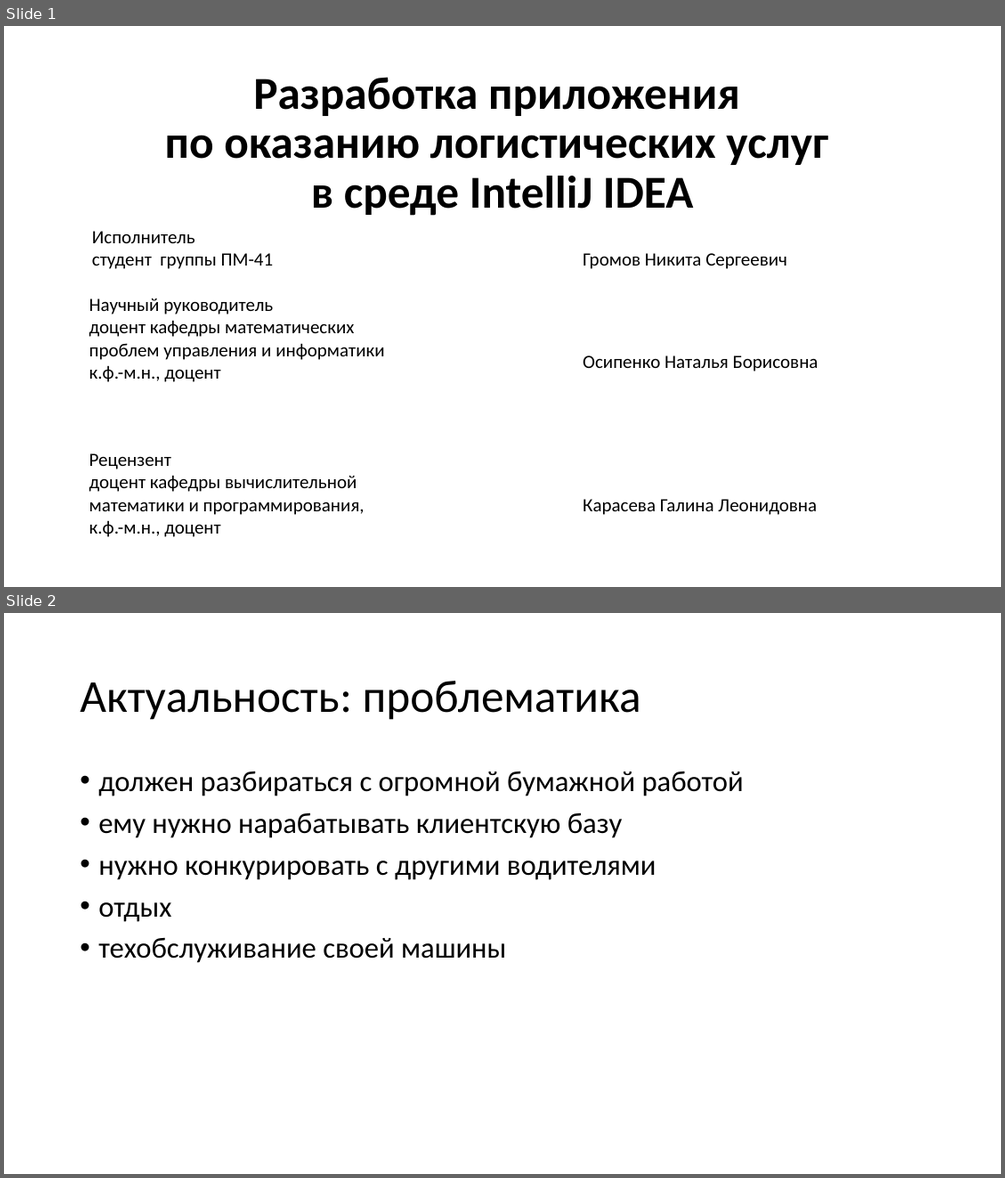
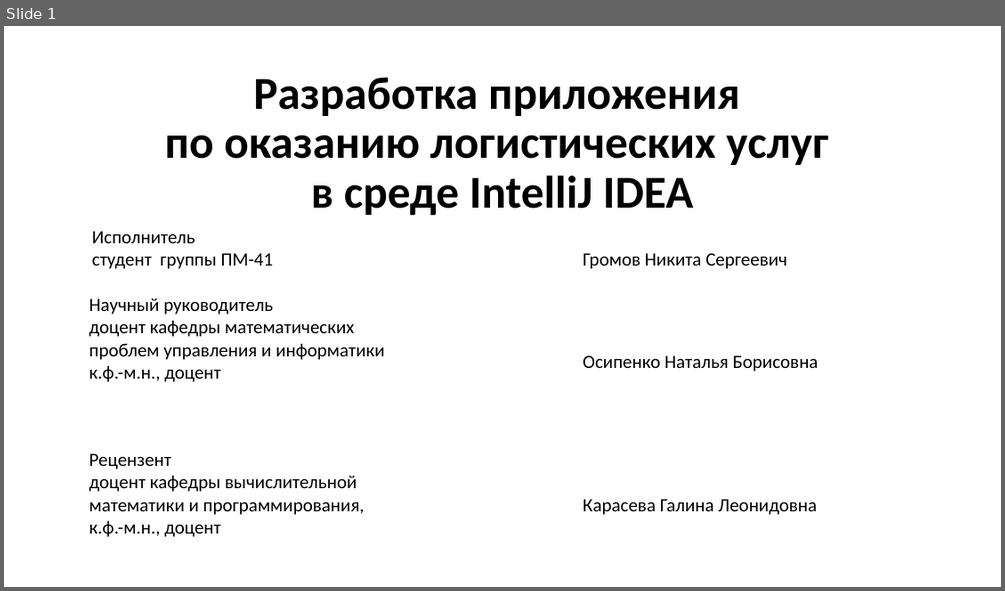
Before and after one commit to gromov-nikita/diplomHUB, a slide deck: diplom v2.0/doc/Презентация.pptx. Shown one above the other, each under a label of ours: slides 1 and 2 before the commit, slide 1 after it. The pictures are 1005x1178 and 1005x591 pixels, drawn with LibreOffice and Linux fonts; fonts in the diff are those of the drawing. Boxes give left, top, right and bottom in pixels: in the first picture for what was removed or moved away, otherwise in the second. Text is boxed around its words. In the diff, an @@ line names an element or a change of style, - is before the commit and + after.

```diff
--- a/diplom v2.0/doc/Презентация.pptx
+++ b/diplom v2.0/doc/Презентация.pptx
@@ slide 2 removed at <box>4,613,1001,1174</box>, background #FFFFFF @@
@@ title removed at <box>80,681,641,720</box> @@
-Актуальность: проблематика
@@ text removed at <box>98,771,744,963</box> @@
-• должен разбираться с огромной бумажной работой
-• ему нужно нарабатывать клиентскую базу
-• нужно конкурировать с другими водителями
-• отдых
-• техобслуживание своей машины
```
Also in this commit, not shown: 17 slides changed, 9 other files.
